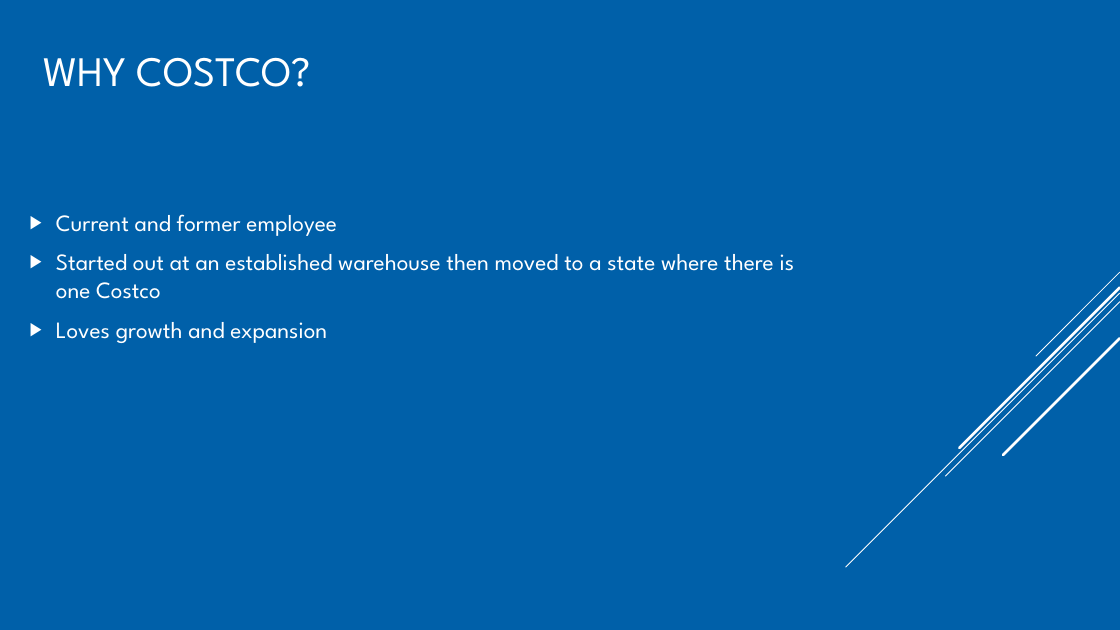
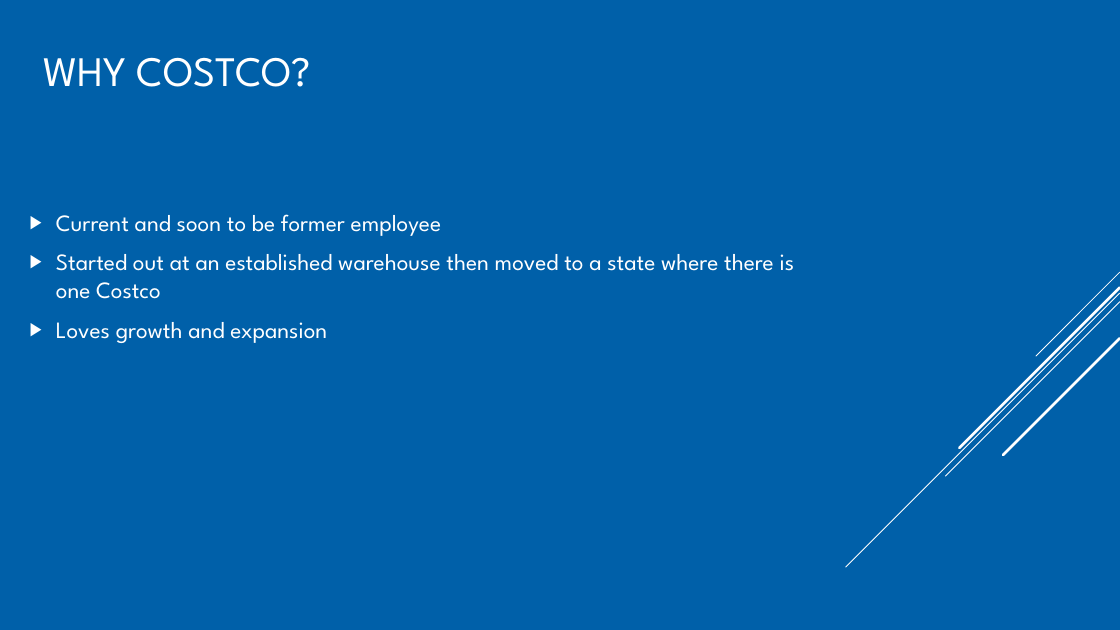
Before and after one commit to SpotMcCormick/nss_capstone, a slide deck: slide 4 of Lets build a costco powerpoint.pptx. Drawn at 1120x630 pixels with LibreOffice and Linux fonts; fonts in the diff are those of the drawing. Boxes give left, top, right and bottom in pixels: in the first picture for what was removed or moved away, otherwise in the second. Text is boxed around its words. In the diff, an @@ line names an element or a change of style, - is before the commit and + after.

```diff
--- a/Lets build a costco powerpoint.pptx
+++ b/Lets build a costco powerpoint.pptx
@@ text at (56,214,441,236): text changed @@
-▶ Current and former employee
+▶ Current and soon to be former employee
```
Also in this commit, not shown: 1 other slide changed, 1 other file.
